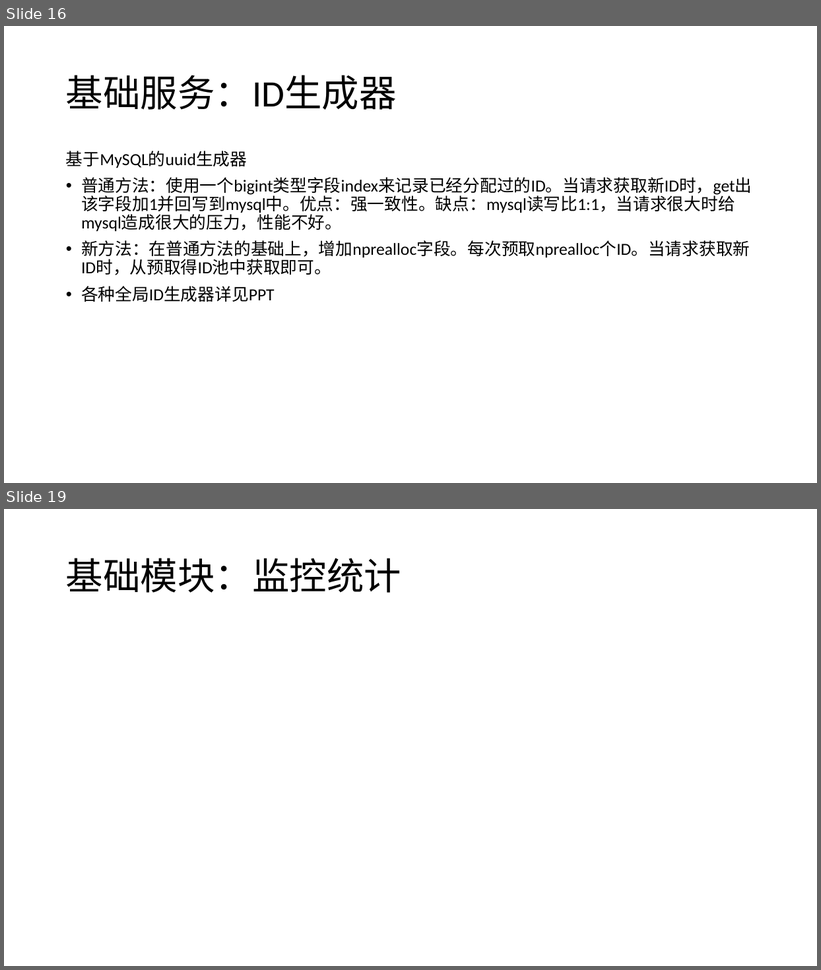
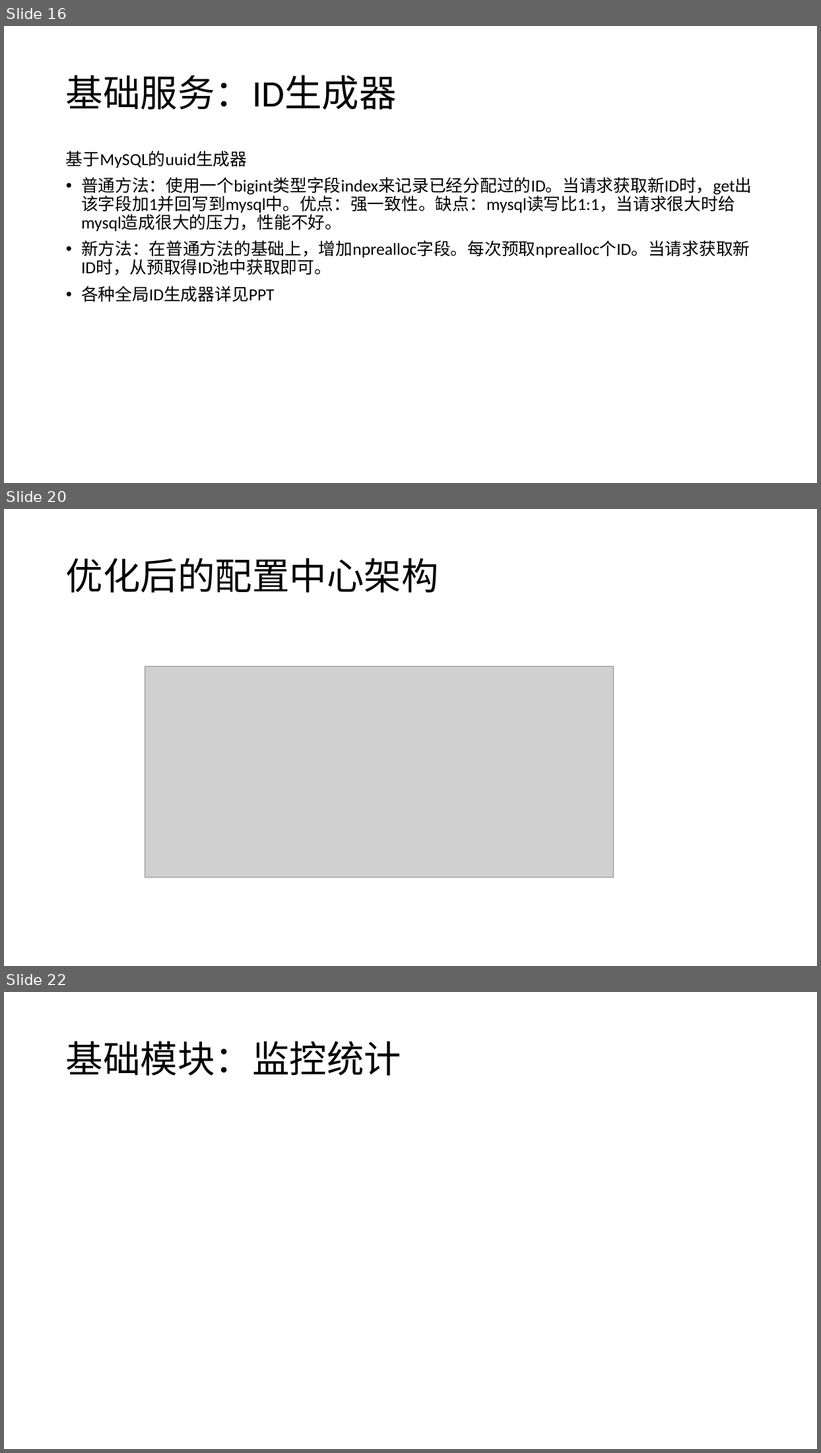
Before and after one commit to djpan0303/tech_paper, a slide deck: 智能家居项目架构.pptx. Shown one above the other, each under a label of ours: slides 16 and 19 before the commit, slides 16, 20 and 22 after it; the slides between them are not shown. The pictures are 821x970 and 821x1453 pixels, drawn with LibreOffice and Linux fonts; fonts in the diff are those of the drawing; grey boxes stand for pictures. Boxes give left, top, right and bottom in pixels: in the first picture for what was removed or moved away, otherwise in the second. Text is boxed around its words. In the diff, an @@ line names an element or a change of style, - is before the commit and + after.

```diff
--- a/智能家居项目架构.pptx
+++ b/智能家居项目架构.pptx
@@ slide 20 added at [4, 509, 817, 966], background #FFFFFF @@
@@ title added at [66, 558, 439, 593], 44 pt, text #000000 @@
+优化后的配置中心架构
@@ picture added at [145, 666, 614, 877] @@
@@ what was slide 19 is now slide 22 @@
```
Also in this commit, not shown: 2 slides changed, 2 other slides added, 2 other files.
